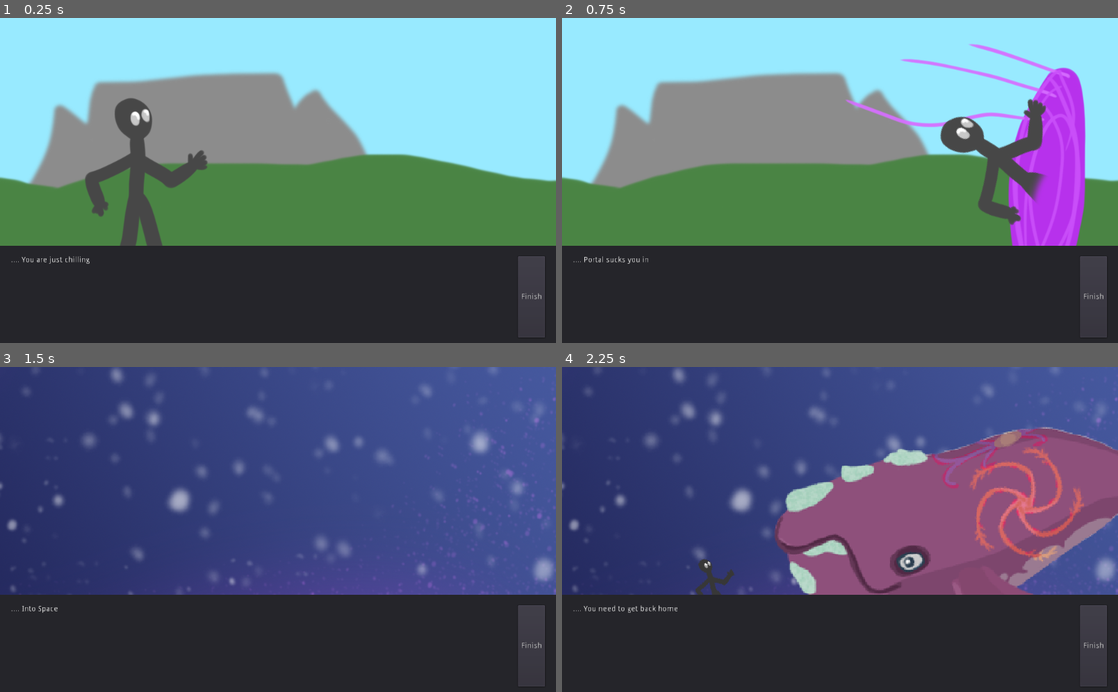
Above: before the commit, frames 1-4 (two rows, left to right).
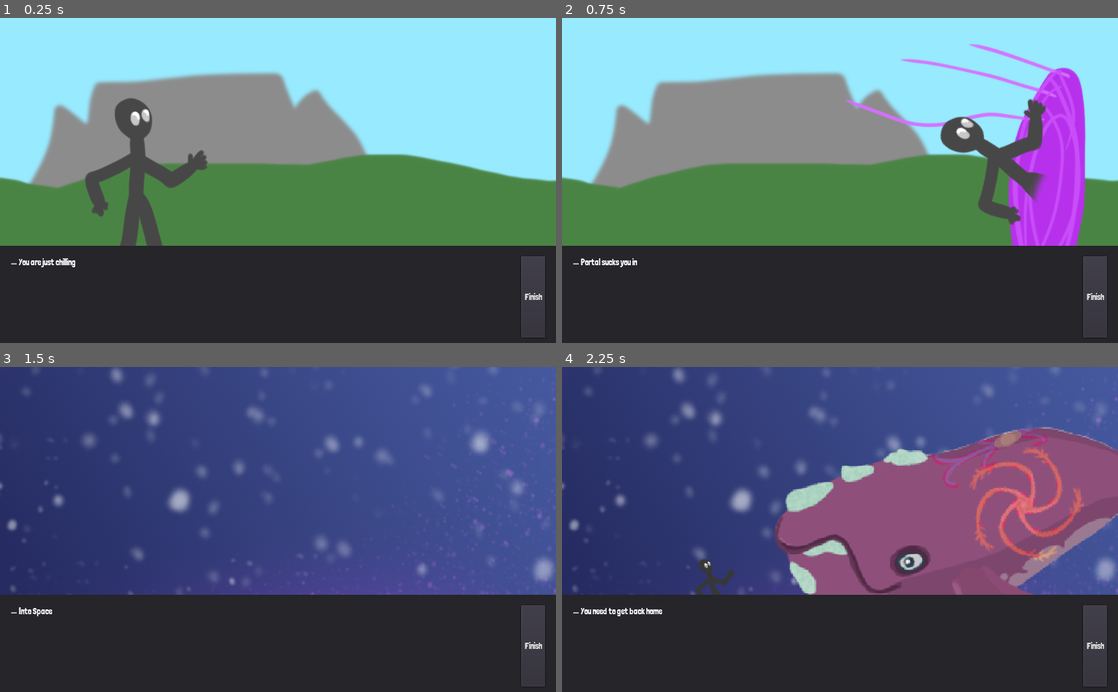
Above: after the commit, the same moments.

Repository: CollinViz/space-whale
Game: Godot game, scene res://src/screens/IntoSeq.tscn
The game is run twice, just before and just after one commit, with the same random seed, the same clock (stepped at 60 frames per second) and the same inputs.
Inputs:
- Up to frame 1 (0.25 s): no input
- Up to frame 2 (0.75 s): click "Finish" at 0.5 s
- Up to frame 3 (1.5 s): click "Finish" at 1.25 s
- Up to frame 4 (2.25 s): click "Finish" at 2 s

The runs differ from the first frame. In frame 1, 0.4% of the frame differs, in the area x 2-98%, y 73-99%; in frame 2, 0.3%; in frame 3, 0.3%; in frame 4, 0.4%.

Commit message:
Small Bug Fix

Diff:
--- a/src/interface/gui/StarSystemPoint.gd
+++ b/src/interface/gui/StarSystemPoint.gd
@@ -25,7 +25,7 @@
 func _on_StarSys1_gui_input(event):
 	if event is InputEventMouseButton and event.button_index == BUTTON_LEFT and event.is_pressed():
 		if !AreYouHere:
-			if QuestItem!="" and PlayerData.add_QuestItem(QuestItem):
+			if QuestItem!="" and PlayerData.checkQuest(QuestItem):
 				emit_signal("TryFly",starSysPath1)
 			else:
 				if DialogScript!="":
--- a/src/interface/gui/ui.gd
+++ b/src/interface/gui/ui.gd
@@ -24,15 +24,15 @@
 	Parts.ResourceCount = PlayerData.get_Inventory("Parts")
 	Water.ResourceCount = PlayerData.get_Inventory("Water")
 
-func update_quest():
+func update_quest(_NewItem:String):
 	for key in PlayerData.QuestItems:
 		if PlayerData.QuestItems[key]:
 			match(key):
-				"Broom":
+				"broom":
 					$Panel/QuestItem1.visible=true
-				"Map":
+				"map":
 					$Panel/QuestItem2.visible=true
-				"Storage":
+				"storage":
 					$Panel/QuestItem3.visible=true
 
 # Called every frame. 'delta' is the elapsed time since the previous frame.
--- a/src/levels/Level01.tscn
+++ b/src/levels/Level01.tscn
@@ -28,14 +28,14 @@
 [node name="Planet" parent="." instance=ExtResource( 1 )]
 position = Vector2( 98.7042, 460.223 )
 Skin = ExtResource( 8 )
-Name = "Frogtpia"
-FirstDialog = "1a_plantSayHello"
-QuestDialog = "1a_plantSayQuest"
+Name = "Planet1"
+FirstDialog = "A1_Hello"
+QuestDialog = "plantSayQuestBroom"
 
 [node name="Planet2" parent="." instance=ExtResource( 1 )]
 position = Vector2( 575.576, 526.819 )
 Skin = ExtResource( 10 )
-Name = "Golden Planet"
+Name = "Plant2"
 has = {
 "Food": 0,
 "Gold": 2,
@@ -49,15 +49,12 @@
 "Water": 0
 }
 QuestItemsHas = ""
-FirstDialog = "2a_plantSayHello"
 QuestDialog = ""
 
 [node name="Planet3" parent="." instance=ExtResource( 1 )]
 position = Vector2( 902.608, 105.839 )
 Skin = ExtResource( 9 )
-Name = "OxfordEx"
-FirstDialog = "3a_plantSayHello"
-QuestDialog = "3a_plantSayQuest"
+Name = "Plant3"
 
 [node name="Player" parent="." instance=ExtResource( 3 )]
 scale = Vector2( 0.5, 0.5 )
--- a/src/levels/Level02.tscn
+++ b/src/levels/Level02.tscn
@@ -11,10 +11,6 @@
 script = ExtResource( 6 )
 
 [node name="background1" parent="." instance=ExtResource( 2 )]
-
-[node name="Player" parent="." instance=ExtResource( 5 )]
-position = Vector2( 1583.17, 914.105 )
-deceleration_radius = 180.0
 
 [node name="Planet" parent="." instance=ExtResource( 1 )]
 position = Vector2( 344.589, 964.398 )
@@ -34,4 +30,8 @@
 [node name="Camera" parent="." instance=ExtResource( 4 )]
 position = Vector2( 1474.62, 899.04 )
 
+[node name="Player" parent="." instance=ExtResource( 5 )]
+position = Vector2( 1583.17, 914.105 )
+deceleration_radius = 180.0
+
 [node name="Gui" parent="." instance=ExtResource( 3 )]
--- a/src/levels/Level03.tscn
+++ b/src/levels/Level03.tscn
@@ -15,10 +15,6 @@
 margin_top = -890.899
 margin_right = 2741.83
 margin_bottom = 1509.1
-
-[node name="Player" parent="." instance=ExtResource( 3 )]
-position = Vector2( 712.719, 220.943 )
-deceleration_radius = 180.0
 
 [node name="Planet" parent="." instance=ExtResource( 2 )]
 FirstDialog = "1c_plantSayHello"
@@ -38,4 +34,8 @@
 cameraBottom = 1300
 cameraRight = 1500
 
+[node name="Player" parent="." instance=ExtResource( 3 )]
+position = Vector2( 712.719, 220.943 )
+deceleration_radius = 180.0
+
 [node name="Gui" parent="." instance=ExtResource( 5 )]
--- a/src/object/Planet.gd
+++ b/src/object/Planet.gd
@@ -4,7 +4,7 @@
 export (Dictionary) var needs:Dictionary = {Gold=0,Food=1,Parts=0,Water=0}
 export (Dictionary) var has:Dictionary = {Gold=1,Food=0,Parts=0,Water=0.5}
 export (Dictionary) var QuestItemsNeeds:Dictionary = {Gold=0,Food=0,Parts=0,Water=10}
-export (String) var QuestItemsHas:String = "Broom"
+export (String) var QuestItemsHas:String = "broom"
 export (String) var FirstDialog:String ="plantSayHello"
 export (String) var QuestDialog:String ="plantSayQuest"
 # Declare member variables here. Examples:
--- a/src/object/background1.tscn
+++ b/src/object/background1.tscn
@@ -7,7 +7,6 @@
 anchor_bottom = 1.0
 mouse_filter = 2
 texture = ExtResource( 1 )
-expand = true
 stretch_mode = 2
 __meta__ = {
 "_edit_use_anchors_": false
--- a/src/screens/IntoSeq.tscn
+++ b/src/screens/IntoSeq.tscn
@@ -1,8 +1,9 @@
-[gd_scene load_steps=4 format=2]
+[gd_scene load_steps=5 format=2]
 
 [ext_resource path="res://src/interface/gui/Dialogfrm.tscn" type="PackedScene" id=1]
 [ext_resource path="res://assests/Intro/001.png" type="Texture" id=2]
 [ext_resource path="res://src/screens/IntoSeq.gd" type="Script" id=3]
+[ext_resource path="res://src/styl/Main.tres" type="Theme" id=4]
 
 [node name="IntoSeq" type="Node2D"]
 script = ExtResource( 3 )
@@ -12,6 +13,7 @@
 [node name="Control" type="Control" parent="CanvasLayer"]
 anchor_right = 1.0
 anchor_bottom = 1.0
+theme = ExtResource( 4 )
 __meta__ = {
 "_edit_use_anchors_": false
 }
